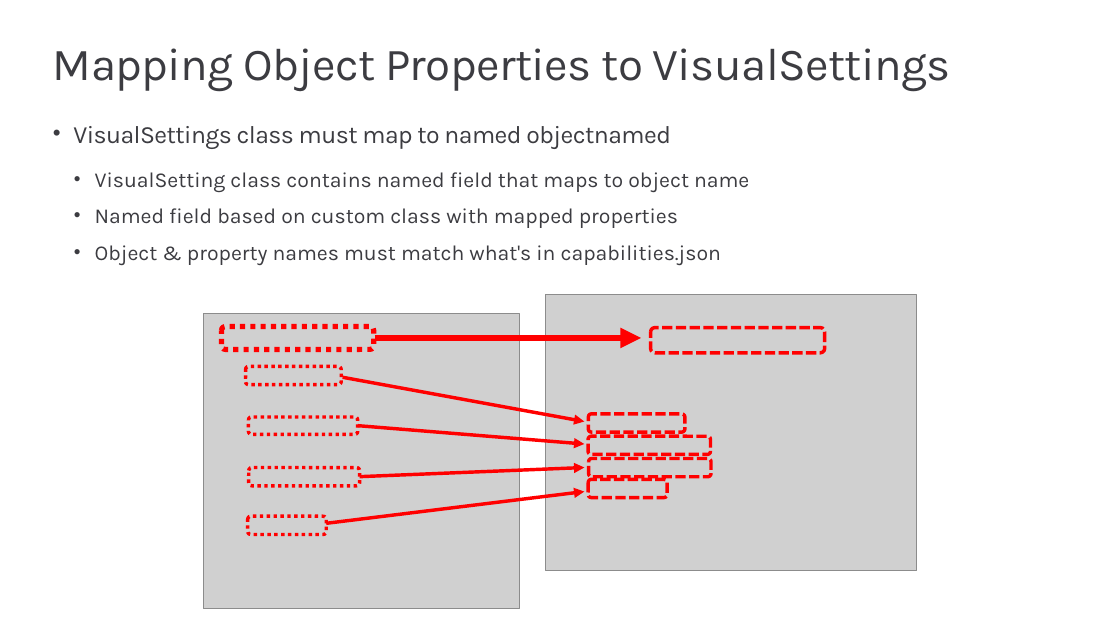
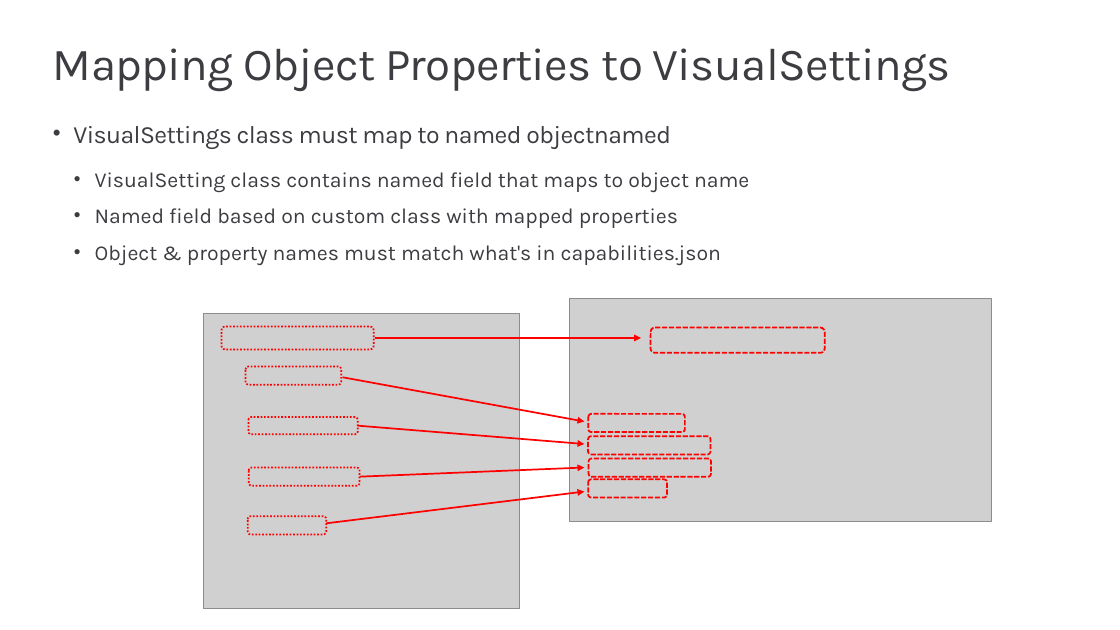
Before and after one commit to PowerBiDevCamp/Camp-Sessions, a slide deck: slide 40 of Session 06 - Developing Custom Visuals for Power BI.pptx. Drawn at 1120x630 pixels with LibreOffice and Linux fonts; fonts in the diff are those of the drawing; grey boxes stand for pictures; background and template pictures are left out. Boxes give left, top, right and bottom in pixels: in the first picture for what was removed or moved away, otherwise in the second. Text is boxed around its words. In the diff, an @@ line names an element or a change of style, - is before the commit and + after.

```diff
--- a/Session 06 - Developing Custom Visuals for Power BI.pptx
+++ b/Session 06 - Developing Custom Visuals for Power BI.pptx
@@ picture: place and size @@
-picture at [546, 295, 917, 571]
+picture at [570, 298, 992, 521]
@@ rounded rectangle at [222, 326, 374, 349]: outline #FF0000 4.5 pt dashed to #FF0000 1.5 pt dashed @@
@@ arrow (375, 338) - (641, 338): stroke #FF0000 6 pt to #FF0000 1.5 pt @@
@@ arrow (343, 377) - (585, 422): stroke #FF0000 3 pt to #FF0000 1.5 pt @@
@@ arrow (357, 426) - (585, 444): stroke #FF0000 3 pt to #FF0000 1.5 pt @@
@@ arrow (360, 477) - (585, 468): stroke #FF0000 3 pt to #FF0000 1.5 pt @@
@@ arrow (326, 523) - (585, 492): stroke #FF0000 3 pt to #FF0000 1.5 pt @@
@@ outline #FF0000 3 pt dashed to #FF0000 1.5 pt dashed in 9 elements at [651, 328, 824, 353], [245, 366, 341, 385], [588, 414, 684, 432], [588, 436, 711, 455], [589, 459, 712, 477], [588, 479, 667, 497], [249, 417, 358, 434], [249, 468, 360, 486], [248, 516, 326, 534] @@
```
Also in this commit, not shown: 5 other slides changed, 1 slide added, 1 other file.
